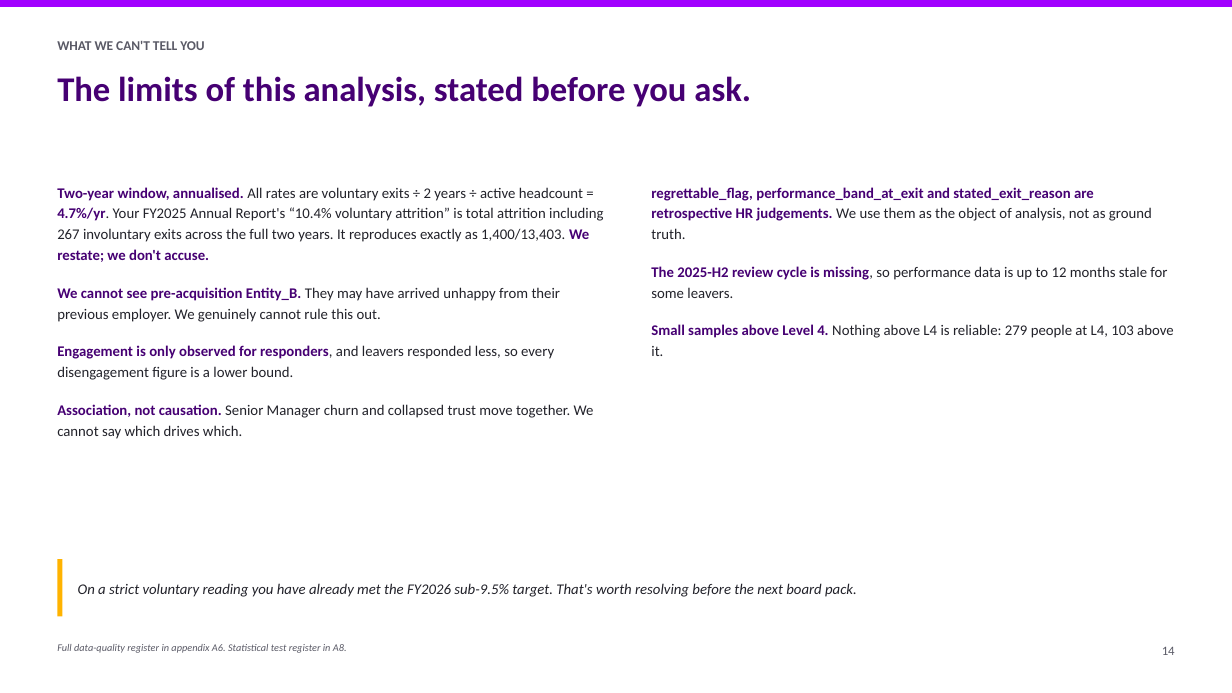
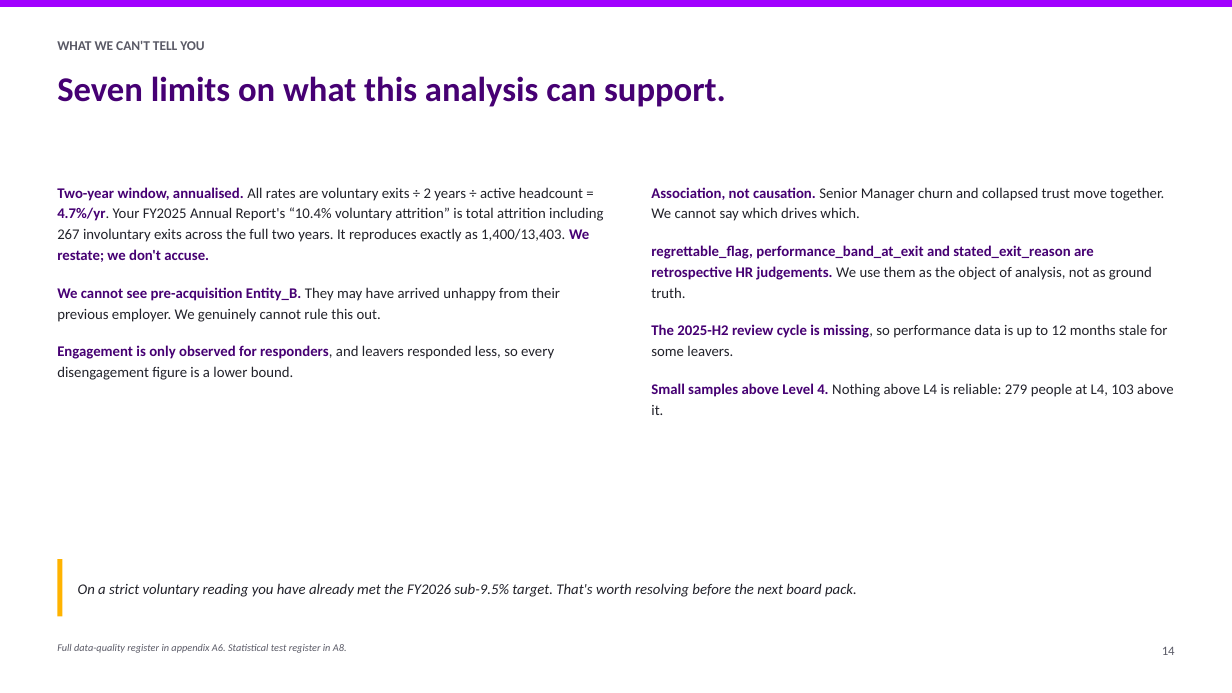
Before and after one commit to athxrva21/subaa_datathon, a slide deck: slide 14 of deck/NovaCorp_deck.pptx. Drawn at 1232x693 pixels with LibreOffice and Linux fonts; fonts in the diff are those of the drawing. Boxes give left, top, right and bottom in pixels: in the first picture for what was removed or moved away, otherwise in the second. Text is boxed around its words. In the diff, an @@ line names an element or a change of style, - is before the commit and + after.

```diff
--- a/deck/NovaCorp_deck.pptx
+++ b/deck/NovaCorp_deck.pptx
@@ text at [57,76,726,107]: text changed @@
-The limits of this analysis, stated before you ask.
+Seven limits on what this analysis can support.
@@ text at [651,187,1164,221]: paragraph added @@
+Association, not causation. Senior Manager churn and collapsed trust move together. We cannot say which drives which.
@@ text at [57,404,594,439]: paragraph removed @@
-Association, not causation. Senior Manager churn and collapsed trust move together. We cannot say which drives which.
```
Also in this commit, not shown: 2 other slides changed, 2 slides added, 13 other files.
